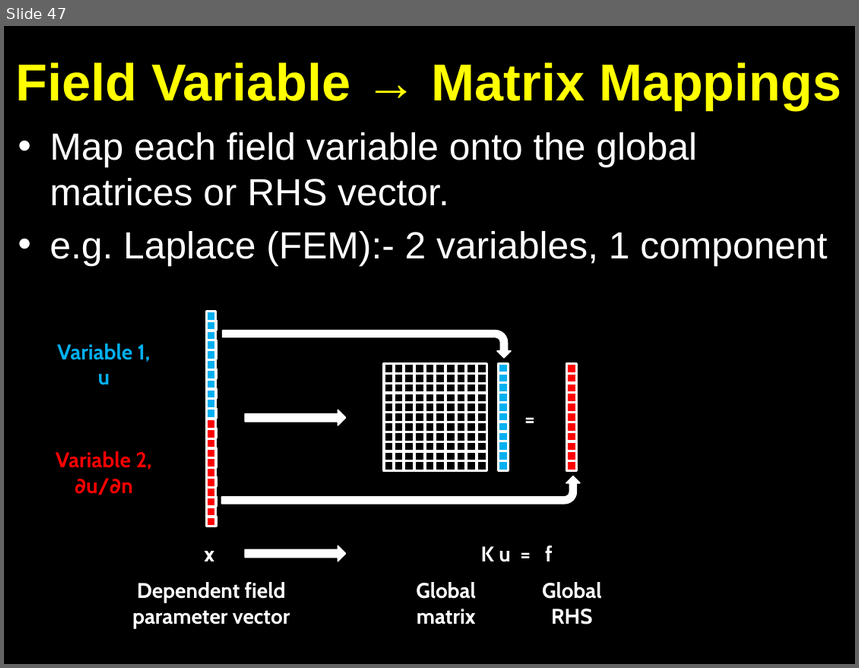
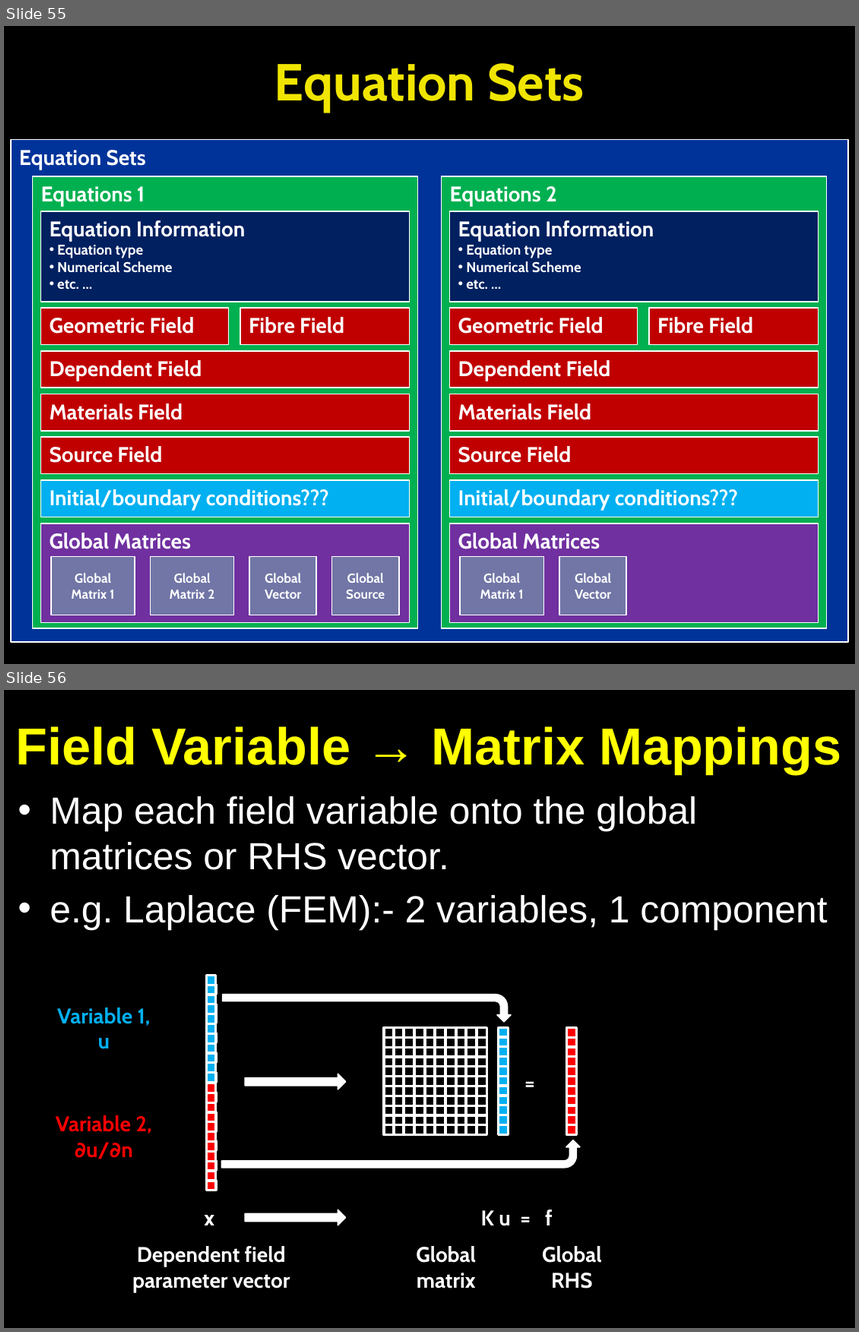
Before and after one commit to OpenCMISS/cm, a slide deck: doc/openCMISS.pptx. Shown one above the other, each under a label of ours: slide 47 before the commit, slides 55 and 56 after it. The pictures are 859x668 and 859x1332 pixels, drawn with LibreOffice and Linux fonts; fonts in the diff are those of the drawing. Boxes give left, top, right and bottom in pixels: in the first picture for what was removed or moved away, otherwise in the second. Text is boxed around its words. In the diff, an @@ line names an element or a change of style, - is before the commit and + after.

Commit message:
Updated openCMISS powerpoint presentation. Changes include: 1. Changes for regions, equations and problems 2. Block diagrams to show type structure 3. Additional slides for activation problems/CellML/FieldML

```diff
--- a/doc/openCMISS.pptx
+++ b/doc/openCMISS.pptx
@@ slide 55 added at <box>4,26,855,664</box>, background #000000 @@
@@ title added at <box>275,63,584,113</box>, 44 pt, text #F0E500, bold @@
+Equation Sets
@@ rectangle added at <box>11,140,848,643</box>, fill #003399, outline #FFFFFF 1 pt, 18 pt, text #FFFFFF, bold @@
+Equation Sets
@@ group added at <box>32,176,827,629</box>: 24 rectangles @@
+Equations 1
+Global Matrices
+Global
+Matrix 1
+Global
+Matrix 2
+Global Vector
+Global
+Source
+Equation Information
+• Equation type
+• Numerical Scheme
+• etc. …
+Dependent Field
+Geometric Field
+Fibre Field
+Materials Field
+Source Field
+Initial/boundary conditions???
+Equations 2
+Global Matrices
+Global
+Matrix 1
+Global Vector
+Equation Information
+• Equation type
+• Numerical Scheme
+• etc. …
+Dependent Field
+Geometric Field
+Fibre Field
+Materials Field
+Source Field
+Initial/boundary conditions???
@@ what was slide 47 is now slide 56 @@
```
Also in this commit, not shown: 9 slides changed, 21 other slides added.
